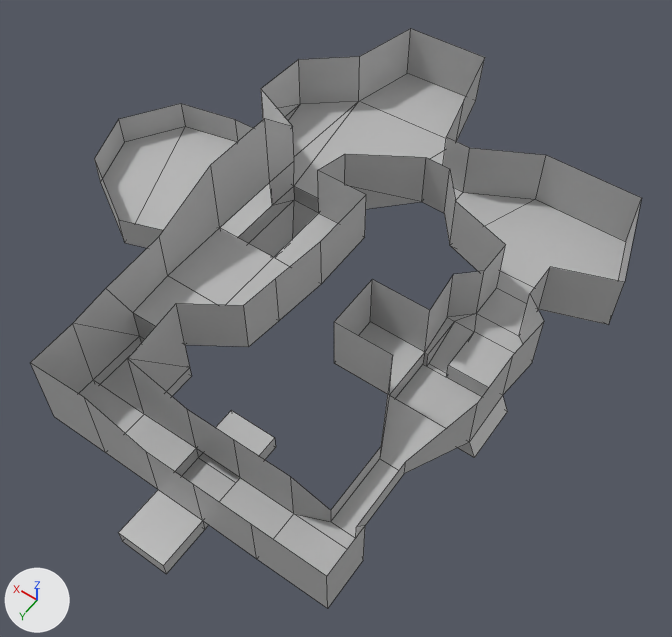
Renders of the FBX model UnityGame/Brainz/Assets/Maya Imports/FirstLevel.fbx from each side of a commit.
Before and after are seen from a 50 mm camera at (-0.1835, 0.3132, 0.4461) aimed at (0.0227, 0.0245, -0.0075). The axes (+X, +Y, +Z) are drawn at lower left. The lights are the same throughout. Mesh edges are drawn as thin lines. Where no turn or scale is listed for an object, it has been applied to the vertices.

Names of what the first picture shows: 'Level1'.
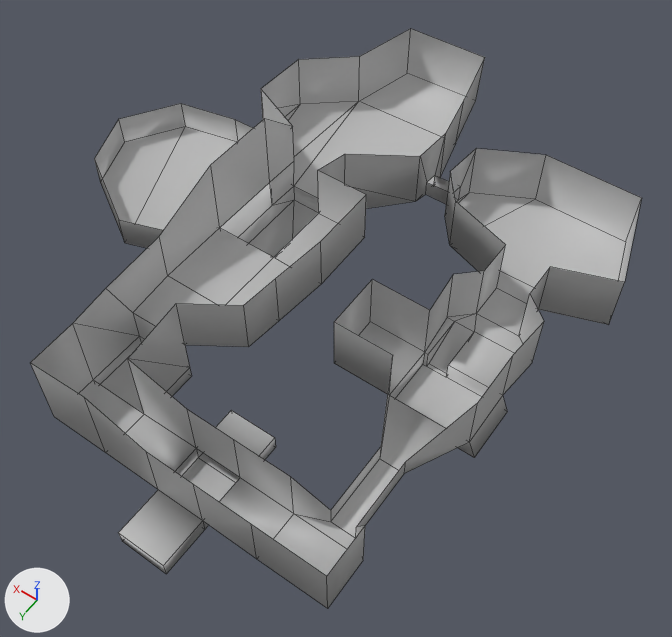
The change, as a list of edits to the scene's bpy script:
```text
Change me_mesh:
    used by ob_level1; location = (0.0, 0.0, 0.0)
    remove me_mesh.from_pydata(...)  # 173 vertices, 151 faces; spans x -0.118..0.233, y -0.197..0.208, z -0.035..0.076
    add me_mesh.from_pydata(...)  # 181 vertices, 159 faces; spans x -0.118..0.233, y -0.197..0.208, z -0.035..0.076
    me_mesh part 1
    4 vertices are removed from x 0.012..0.03, y -0.109..-0.084, z 0.04
    7 faces are deleted
    4 vertices move from x 0.012..0.03, y -0.109..-0.084, z 0.001 to x 0.008..0.034, y -0.111..-0.083, z 0.001
    12 vertices are added at x 0.008..0.033, y -0.111..-0.083, z 0.0..0.041
    15 new faces join them
    me_mesh part 2: the surface is now shaded smooth
```

What differs and where, as boxes (x1, y1, x2, y2) in the pictures (672 x 637 px):
part 1 of me_mesh, built on: (345, 101, 546, 245) in both
